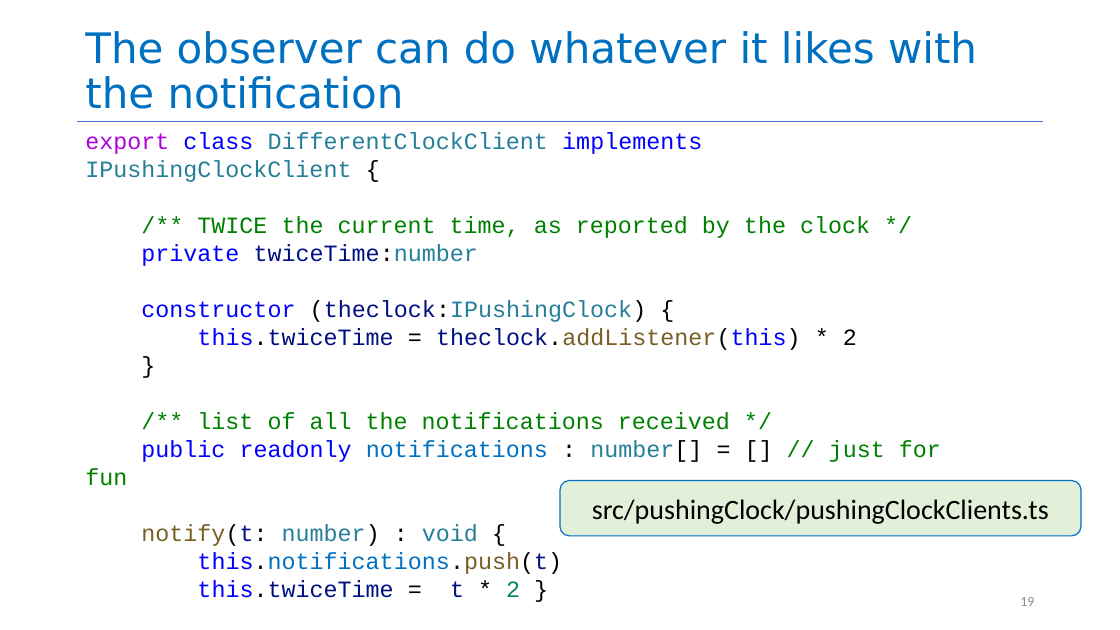
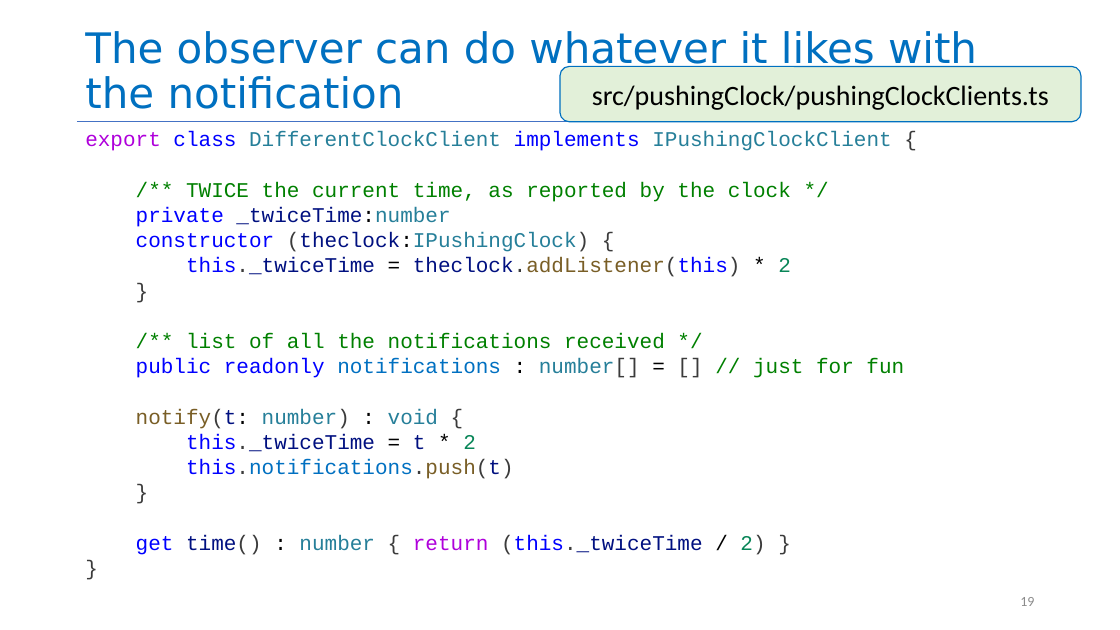
Before and after one commit to yashburshe/CS4530-Fall-2025, a slide deck: slide 19 of Slides/Module 05 Interaction-Level Design Patterns.pptx. Drawn at 1120x630 pixels with LibreOffice and Linux fonts; fonts in the diff are those of the drawing. Boxes give left, top, right and bottom in pixels: in the first picture for what was removed or moved away, otherwise in the second. Text is boxed around its words. In the diff, an @@ line names an element or a change of style, - is before the commit and + after.

```diff
--- a/Slides/Module 05 Interaction-Level Design Patterns.pptx
+++ b/Slides/Module 05 Interaction-Level Design Patterns.pptx
@@ rounded rectangle "src/pushingClock/pushingClockClients.ts": place and size @@
-rounded rectangle "src/pushingClock/pushingClockClients.ts" at bbox=[560, 481, 1081, 536]
+rounded rectangle "src/pushingClock/pushingClockClients.ts" at bbox=[560, 66, 1081, 122]
@@ text at bbox=[85, 131, 904, 479]: size 20 to 18 pt in "export class DifferentClockClient implements IPushingClockCl ...", "/** TWICE the current time, as reported ...", "constructor (theclock:IPushingClock) {", "}" and 5 more places; text colour #000000 to #3B3B3B in "{", "(theclock:IPushingClock) {", "}", "number[] []" and 3 more places @@
@@ text at bbox=[136, 207, 450, 227]: text changed; size 20 to 18 pt @@
-private twiceTime:number
+private _twiceTime:number
@@ text at bbox=[186, 257, 791, 277]: text changed; size 20 to 18 pt @@
-this.twiceTime = theclock.addListener(this) * 2
+this._twiceTime = theclock.addListener(this) * 2
@@ text at bbox=[186, 434, 476, 452]: paragraph added @@
+this._twiceTime = t * 2
@@ text at bbox=[136, 535, 765, 555]: paragraphs added @@
+get time() : number { return (this._twiceTime / 2) }
+}
@@ text at bbox=[197, 580, 520, 598]: paragraphs removed @@
-this.twiceTime = t * 2 }
-time : number { return (this.twiceTime / 2) }
```
Also in this commit, not shown: 14 other slides changed, 2 slides added, 1 other file.
